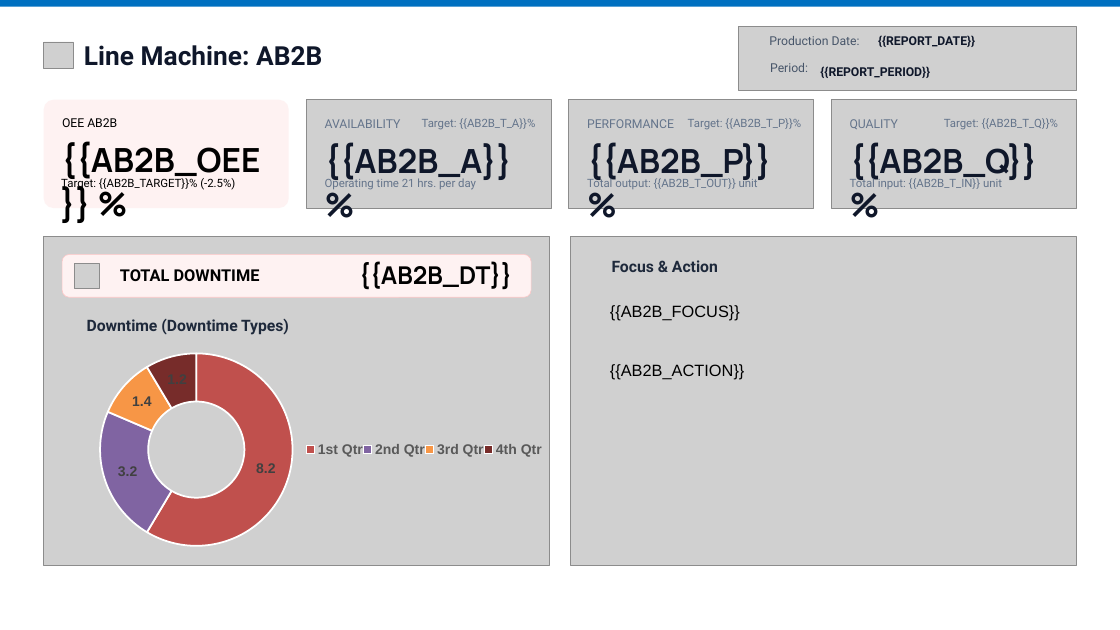
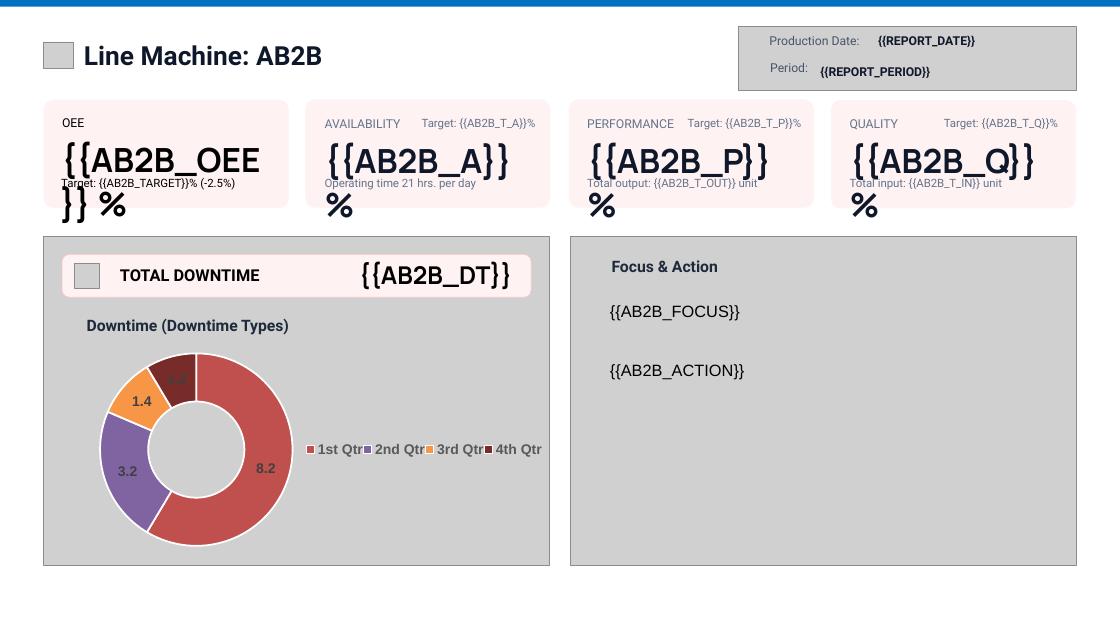
Before and after one commit to FBN-Lidar-Support/OEE_WebDashboard, a slide deck: slide 2 of assets/template/OEE_Template.pptx. Drawn at 1120x630 pixels with LibreOffice and Linux fonts; fonts in the diff are those of the drawing; grey boxes stand for pictures; background and template pictures are left out. Boxes give left, top, right and bottom in pixels: in the first picture for what was removed or moved away, otherwise in the second. Text is boxed around its words. In the diff, an @@ line names an element or a change of style, - is before the commit and + after.

```diff
--- a/assets/template/OEE_Template.pptx
+++ b/assets/template/OEE_Template.pptx
@@ text at <box>62,118,84,127</box>: text changed @@
-OEE AB2B
+OEE
@@ rounded rectangle added at <box>306,99,551,208</box>, fill #FEF2F2 @@
@@ picture removed at <box>307,100,552,208</box> @@
@@ picture removed at <box>569,100,814,208</box> @@
@@ rounded rectangle added at <box>569,99,814,208</box>, fill #FEF2F2 @@
@@ rounded rectangle added at <box>831,100,1076,208</box>, fill #FEF2F2 @@
@@ picture removed at <box>832,100,1077,208</box> @@
```
Also in this commit, not shown: 3 other slides changed, 5 other files.
